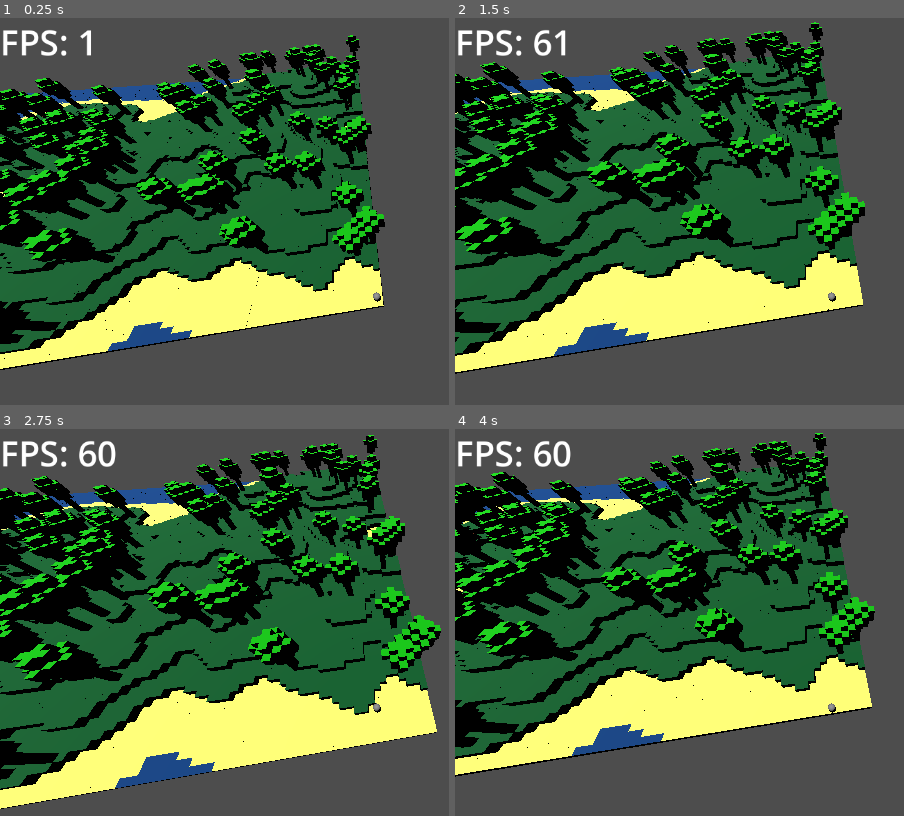
Above: before the commit, frames 1-4 (two rows, left to right).
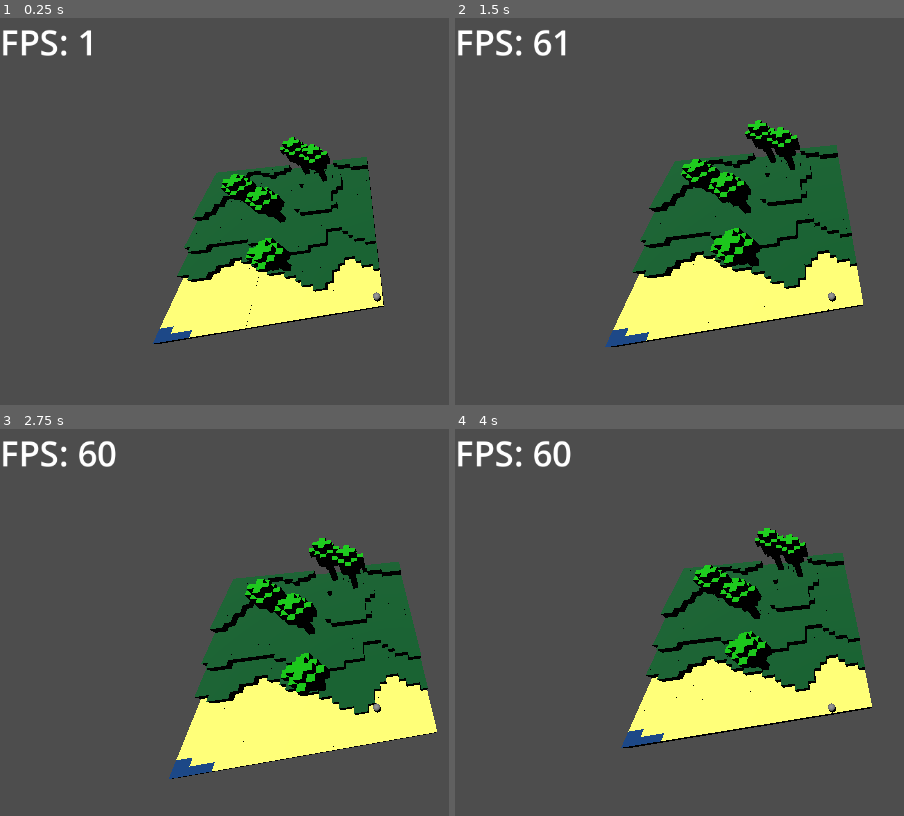
Above: after the commit, the same moments.

Repository: AlbinHorlaville/open-world-lego
Game: Godot game, scene res://levels/main.tscn
The game is run twice, just before and just after one commit, with the same random seed, the same clock (stepped at 60 frames per second) and the same inputs.
Inputs:
- Up to frame 1 (0.25 s): no input
- Up to frame 2 (1.5 s): tap Enter (ui_accept) at 0.5, 0.77 s; hold Right (ui_right) 0.53-1.28 s; hold Down (ui_down) from 1.28 s (still down)
- Up to frame 3 (2.75 s): tap Enter (ui_accept) at 1.52 s; release Down (ui_down) at 2.03 s; hold Right (ui_right) from 2.03 s (still down)
- Up to frame 4 (4 s): release Right (ui_right) at 2.78 s; hold Up (ui_up) 2.78-3.53 s; tap Enter (ui_accept) at 3.02, 3.77 s; hold Left (ui_left) from 3.53 s (still down)

The runs differ from the first frame. In frame 1, 43% of the frame differs, in the area x 0-86%, y 4-91%; in frame 2, 47%; in frame 3, 52%, in the area x 0-99%, y 1-99%; in frame 4, 47%.

Commit message:
Optimization with chunks

Diff:
--- a/OpenWorldLego/actor/player.gd
+++ b/OpenWorldLego/actor/player.gd
@@ -46,3 +46,6 @@
 	#	position.z = 0
 	# elif position.z > limit_map.z:
 	#	position.z = limit_map.z
+
+func getCoordChunk():
+	return Vector3(int(position.x/16), int(position.y/16), int(position.z/16))
--- /dev/null
+++ b/OpenWorldLego/levels/chunk.gd
@@ -0,0 +1,40 @@
+extends Node
+
+@export var dirt_scene: PackedScene
+@export var tree_scene: PackedScene
+@export var perlin_noise: Noise
+@export var color_dirt: Material
+@export var color_water: Material
+@export var color_sand: Material
+
+@export var tailleChunk:int = 16
+
+var coordChunk:Vector3
+
+func CreateChunk(x, y):
+	coordChunk = Vector3(x, 0, y)
+	for i in range(x, x+tailleChunk+1):
+		for j in range(y, y+tailleChunk+1):
+			var block = dirt_scene.instantiate()
+
+			var currentPN = perlin_noise.get_noise_2d(tailleChunk*x+i, tailleChunk*y+j)
+			if currentPN < -0.1:
+				block.changeMaterial(color_water)
+				block.position = Vector3(16*x+i, 0, tailleChunk*y+j)
+			elif currentPN <= 0.1:
+				block.changeMaterial(color_sand)
+				block.position = Vector3(tailleChunk*x+i, 0, tailleChunk*y+j)
+			else:
+				block.changeMaterial(color_dirt)
+				block.position = Vector3(tailleChunk*x+i, int(currentPN*10), tailleChunk*y+j)
+
+				# Plant a tree (1 chance per 100)
+				if randi_range(0, 100)==1:
+					var tree = tree_scene.instantiate()
+					tree.position = Vector3(tailleChunk*x+i, int(currentPN*10), tailleChunk*y+j)
+					add_child(tree)
+
+			add_child(block)
+
+func getCoordChunk():
+	return coordChunk
--- /dev/null
+++ b/OpenWorldLego/levels/chunk.tscn
@@ -0,0 +1,26 @@
+[gd_scene load_steps=8 format=3 uid="uid://b41qnafv5nqn0"]
+
+[ext_resource type="Script" path="res://levels/chunk.gd" id="1_e3x7a"]
+[ext_resource type="PackedScene" uid="uid://dkm25wxado0qi" path="res://blocks/dirt.tscn" id="2_se7qp"]
+[ext_resource type="PackedScene" uid="uid://ccchkqqsmlq6h" path="res://blocks/tree.tscn" id="3_3ntne"]
+
+[sub_resource type="FastNoiseLite" id="FastNoiseLite_ppiwq"]
+frequency = 0.007
+
+[sub_resource type="StandardMaterial3D" id="StandardMaterial3D_v4wh6"]
+albedo_color = Color(0, 0.372549, 0.168627, 1)
+
+[sub_resource type="StandardMaterial3D" id="StandardMaterial3D_iaoea"]
+albedo_color = Color(0, 0.254902, 0.513726, 1)
+
+[sub_resource type="StandardMaterial3D" id="StandardMaterial3D_wggva"]
+albedo_color = Color(1, 1, 0.458824, 1)
+
+[node name="Chunk" type="Node3D"]
+script = ExtResource("1_e3x7a")
+dirt_scene = ExtResource("2_se7qp")
+tree_scene = ExtResource("3_3ntne")
+perlin_noise = SubResource("FastNoiseLite_ppiwq")
+color_dirt = SubResource("StandardMaterial3D_v4wh6")
+color_water = SubResource("StandardMaterial3D_iaoea")
+color_sand = SubResource("StandardMaterial3D_wggva")
--- a/OpenWorldLego/levels/main.gd
+++ b/OpenWorldLego/levels/main.gd
@@ -1,12 +1,8 @@
 extends Node
 
-@export var dirt_scene: PackedScene
-@export var tree_scene: PackedScene
 @export var limit_map: Vector3
-@export var perlin_noise: Noise
-@export var color_dirt: Material
-@export var color_water: Material
-@export var color_sand: Material
+
+@export var Chunk: PackedScene
 
 # Called when the node enters the scene tree for the first time.
 func _ready() -> void:
@@ -16,26 +12,20 @@
 	# Change the seed each time we play the game, comment to change it manualy
 	# perlin_noise.seed = randi()
 	# generate every block on the map
-	for i in range(limit_map.x):
-		for j in range(limit_map.z):
+	for i in range(limit_map.x/16): # gives the number of chunks
+		for j in range(limit_map.z/16): # gives the number of chunks
+			var chunk = Chunk.instantiate()
+			chunk.CreateChunk(i, j)
+			$World.add_child(chunk)
 
-			var block = dirt_scene.instantiate()
+func _process(delta: float) -> void:
+	var children = $World.get_children()
+	for child in children:
+		if child is Node:
+			if distance(child.getCoordChunk(), $Player.getCoordChunk())<2:
+				child.set_visible(true)
+			else:
+				child.set_visible(false)
 
-			var currentPN = perlin_noise.get_noise_2d(i, j)
-			if currentPN < -0.1:
-				block.changeMaterial(color_water)
-				block.position = Vector3(i, 0, j)
-			elif currentPN <= 0.1:
-				block.changeMaterial(color_sand)
-				block.position = Vector3(i, 0, j)
-			else:
-				block.changeMaterial(color_dirt)
-				block.position = Vector3(i, int(currentPN*10), j)
-
-				# Plant a tree (1 chance per 100)
-				if randi_range(0, 100)==1:
-					var tree = tree_scene.instantiate()
-					tree.position = Vector3(i, int(currentPN*10), j)
-					add_child(tree)
-
-			add_child(block)
+func distance(p1, p2):
+	return sqrt(pow(p1.x-p2.x,2)+pow(p1.y-p2.y,2)+pow(p1.z-p2.z,2))
--- a/OpenWorldLego/levels/main.tscn
+++ b/OpenWorldLego/levels/main.tscn
@@ -1,36 +1,17 @@
-[gd_scene load_steps=11 format=3 uid="uid://dfhcgfhwneaq4"]
+[gd_scene load_steps=6 format=3 uid="uid://dfhcgfhwneaq4"]
 
 [ext_resource type="Script" path="res://levels/main.gd" id="1_1c0l0"]
 [ext_resource type="PackedScene" uid="uid://bcrxb66y5ubhl" path="res://actor/player.tscn" id="1_hphc1"]
-[ext_resource type="PackedScene" uid="uid://dkm25wxado0qi" path="res://blocks/dirt.tscn" id="2_h6mns"]
-[ext_resource type="PackedScene" uid="uid://ccchkqqsmlq6h" path="res://blocks/tree.tscn" id="3_1fss3"]
+[ext_resource type="PackedScene" uid="uid://b41qnafv5nqn0" path="res://levels/chunk.tscn" id="2_8ee1a"]
 [ext_resource type="Script" path="res://levels/Label.gd" id="5_hl650"]
-
-[sub_resource type="FastNoiseLite" id="FastNoiseLite_4in38"]
-frequency = 0.007
-offset = Vector3(2.08167e-14, 2.08167e-14, 2.08167e-14)
-
-[sub_resource type="StandardMaterial3D" id="StandardMaterial3D_ydsef"]
-albedo_color = Color(0, 0.372549, 0.168627, 1)
-
-[sub_resource type="StandardMaterial3D" id="StandardMaterial3D_4oo4c"]
-albedo_color = Color(0, 0.254902, 0.513726, 1)
-
-[sub_resource type="StandardMaterial3D" id="StandardMaterial3D_oq4gy"]
-albedo_color = Color(1, 1, 0.458824, 1)
 
 [sub_resource type="LabelSettings" id="LabelSettings_rilnt"]
 font_size = 50
 
 [node name="Main" type="Node"]
 script = ExtResource("1_1c0l0")
-dirt_scene = ExtResource("2_h6mns")
-tree_scene = ExtResource("3_1fss3")
-limit_map = Vector3(200, 100, 100)
-perlin_noise = SubResource("FastNoiseLite_4in38")
-color_dirt = SubResource("StandardMaterial3D_ydsef")
-color_water = SubResource("StandardMaterial3D_4oo4c")
-color_sand = SubResource("StandardMaterial3D_oq4gy")
+limit_map = Vector3(200, 100, 200)
+Chunk = ExtResource("2_8ee1a")
 
 [node name="DirectionalLight3D" type="DirectionalLight3D" parent="."]
 transform = Transform3D(1, -6.97574e-16, -1.5246e-23, -1.5246e-23, -4.37114e-08, 1, -6.97574e-16, -1, -4.37114e-08, 2.08165e-12, 10, 2.08165e-12)
@@ -47,3 +28,5 @@
 offset_bottom = 23.0
 label_settings = SubResource("LabelSettings_rilnt")
 script = ExtResource("5_hl650")
+
+[node name="World" type="Node" parent="."]
